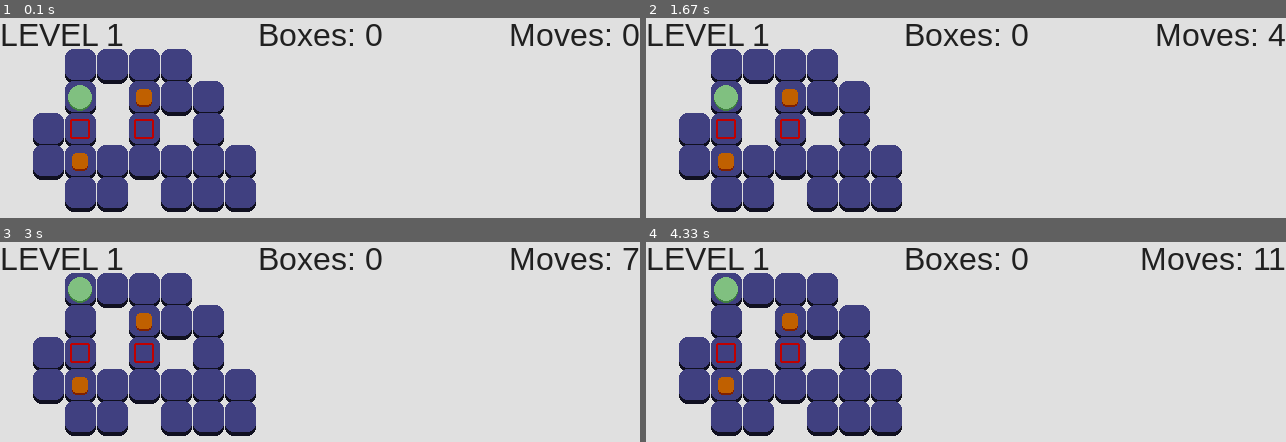
Above: before the commit, frames 1-4 (two rows, left to right).
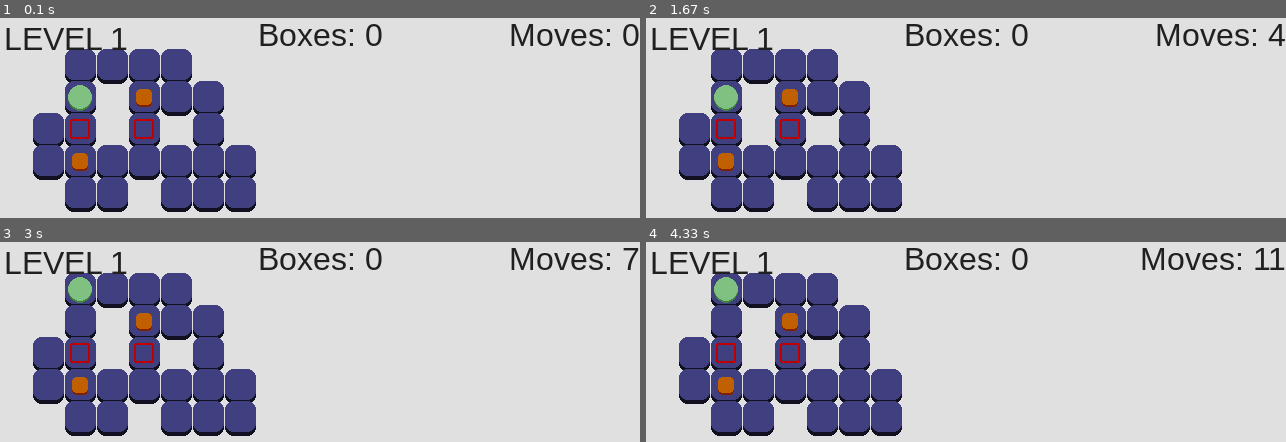
Above: after the commit, the same moments.

Repository: JasonNumberThirteen/pygameSokoban
Game: pygame game, started from sokoban.py
Same seed, same stepped clock (60 frames per second), same inputs: the game is played once before the commit and once after it.
Inputs:
- Up to frame 1 (0.1 s): no input
- Up to frame 2 (1.67 s): hold W 0.33-0.8 s; hold S 0.83-1.13 s; hold W 1.17-1.53 s; hold S from 1.57 s (still down)
- Up to frame 3 (3 s): release S at 1.93 s; hold W 1.97-2.27 s; hold S 2.3-2.6 s; hold W from 2.63 s (still down)
- Up to frame 4 (4.33 s): release W at 3 s; hold S 3.03-3.4 s; hold W 3.43-3.73 s; hold S 3.77-4.07 s; hold W from 4.1 s (still down)

The runs differ from the first frame. In frame 1, 1.3% of the frame differs, in the area x 0-20%, y 3-16%; in frame 2, 1.3%; in frame 3, 1.3%; in frame 4, 1.3%.

Commit message:
Add a reference to the UI in the game manager

Diff:
--- a/game.py
+++ b/game.py
@@ -11,9 +11,12 @@
 
 		self.canvas = pygame.display.set_mode((width, height))
 		self.is_running = True
-		self.ui = game_ui.GameUI()
-		self.gm = game_manager.GameManager(self.ui)
+		self.gm = game_manager.GameManager()
+		self.ui = game_ui.GameUI(self.gm)
 
+		self.gm.ui = self.ui
+
+		self.gm.on_level_start()
 		self.loop()
 		pygame.quit()
 
--- a/game_manager.py
+++ b/game_manager.py
@@ -1,28 +1,23 @@
 import level
 
-from constants import LEVEL_TEXT
-
 class GameManager(object):
-	def __init__(self, ui):
+	def __init__(self):
 		self.level = level.Level(self, "level1.csv", 1)
-		self.ui = ui
-
-		self.on_level_start()
+		self.ui = None
 
 	def on_player_move(self, player):
 		player.moves += 1
 
-		self.ui.update_moves_counter(player.moves)
-		self.ui.update_boxes_counter(self.level)
+		self.ui.update_moves_counter()
+		self.ui.update_boxes_counter()
 
 	def restart_level(self):
 		self.level.build(self, "level1.csv")
 		self.on_level_start()
 
 	def on_level_start(self):
-		self.ui.level_counter.set_text(LEVEL_TEXT + " " + str(self.level.number))
-		self.ui.update_moves_counter(self.level.player.moves)
-		self.ui.update_boxes_counter(self.level)
+		self.ui.update_moves_counter()
+		self.ui.update_boxes_counter()
 
 	def completed_level(self):
 		return self.level.inserted_boxes() == len(self.level.boxes_slots)
--- a/game_ui.py
+++ b/game_ui.py
@@ -3,18 +3,19 @@
 import boxes_counter
 
 class GameUI(object):
-	def __init__(self):
-		self.level_counter = level_counter.LevelCounter(1)
-		self.moves_counter = moves_counter.MovesCounter(0)
-		self.boxes_counter = boxes_counter.BoxesCounter(0)
+	def __init__(self, gm):
+		self.gm = gm
+		self.level_counter = level_counter.LevelCounter(gm.level.number)
+		self.moves_counter = moves_counter.MovesCounter(gm.level.player.moves)
+		self.boxes_counter = boxes_counter.BoxesCounter(gm.level.inserted_boxes())
 
 	def draw(self, surface):
 		self.level_counter.draw(surface)
 		self.moves_counter.draw(surface)
 		self.boxes_counter.draw(surface)
 
-	def update_moves_counter(self, moves):
-		self.moves_counter.update(moves)
+	def update_moves_counter(self):
+		self.moves_counter.update(self.gm.level.player.moves)
 
-	def update_boxes_counter(self, level):
-		self.boxes_counter.update(level.inserted_boxes())
+	def update_boxes_counter(self):
+		self.boxes_counter.update(self.gm.level.inserted_boxes())
